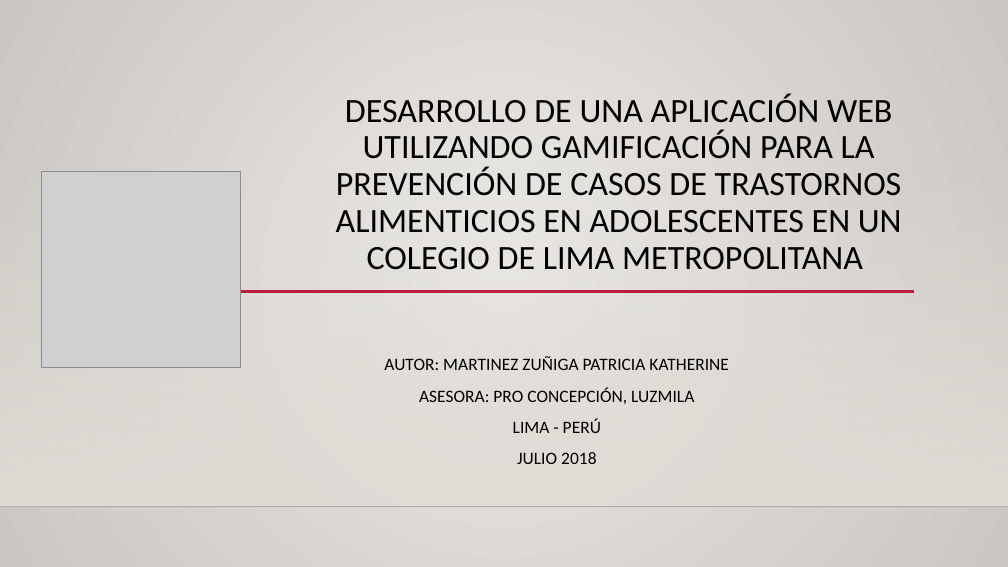
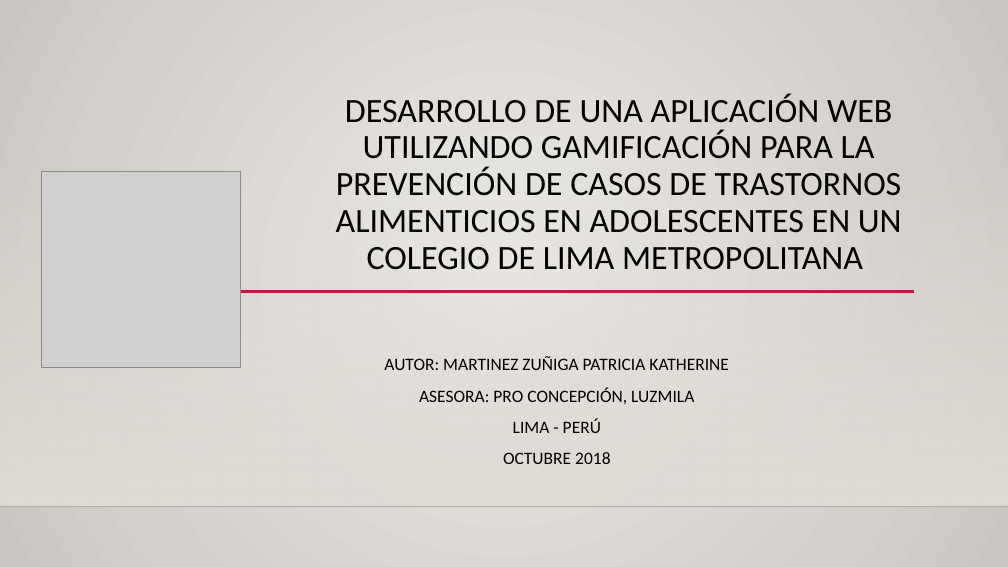
Before and after one commit to patriciamz-153/tesis, a slide deck: slide 1 of Presentación de Tesis Parte 2.pptx. Drawn at 1008x567 pixels with LibreOffice and Linux fonts; fonts in the diff are those of the drawing; grey boxes stand for pictures; background and template pictures are left out. Boxes give left, top, right and bottom in pixels: in the first picture for what was removed or moved away, otherwise in the second. Text is boxed around its words. In the diff, an @@ line names an element or a change of style, - is before the commit and + after.

```diff
--- a/Presentación de Tesis Parte 2.pptx
+++ b/Presentación de Tesis Parte 2.pptx
@@ subtitle at (x1=503, y1=452, x2=610, y2=464): text changed @@
-JULIO 2018
+OCTUBRE 2018
```
Also in this commit, not shown: 23 other slides changed, 2 other files.
